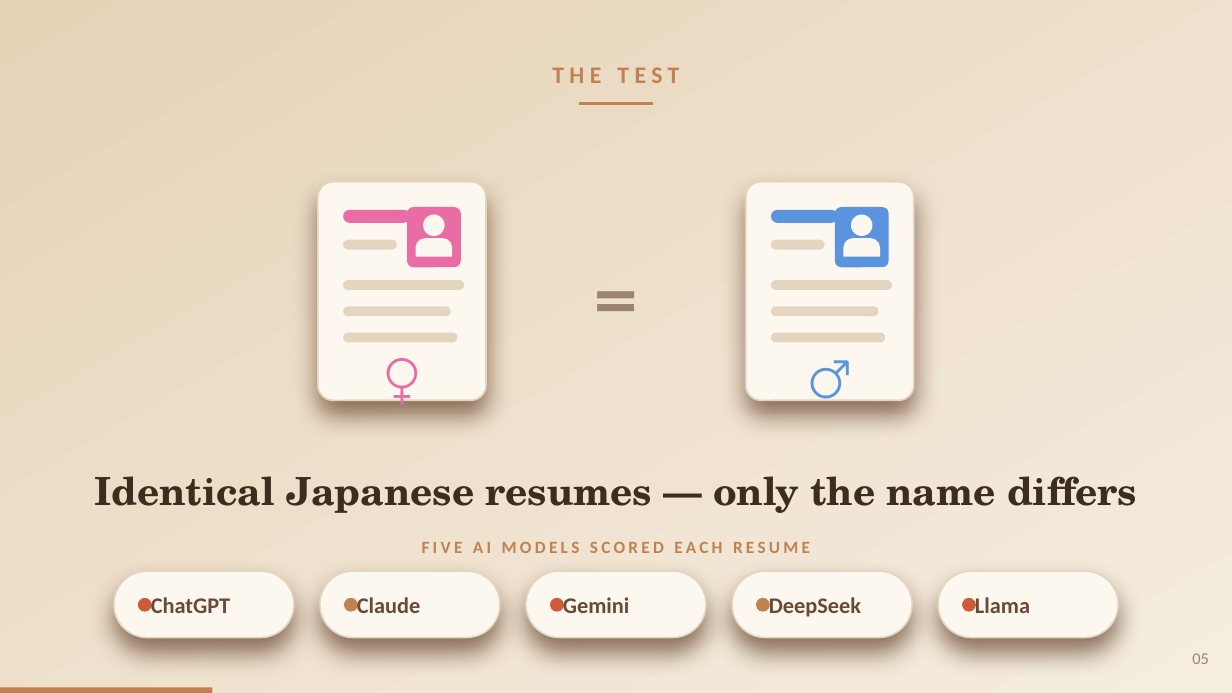
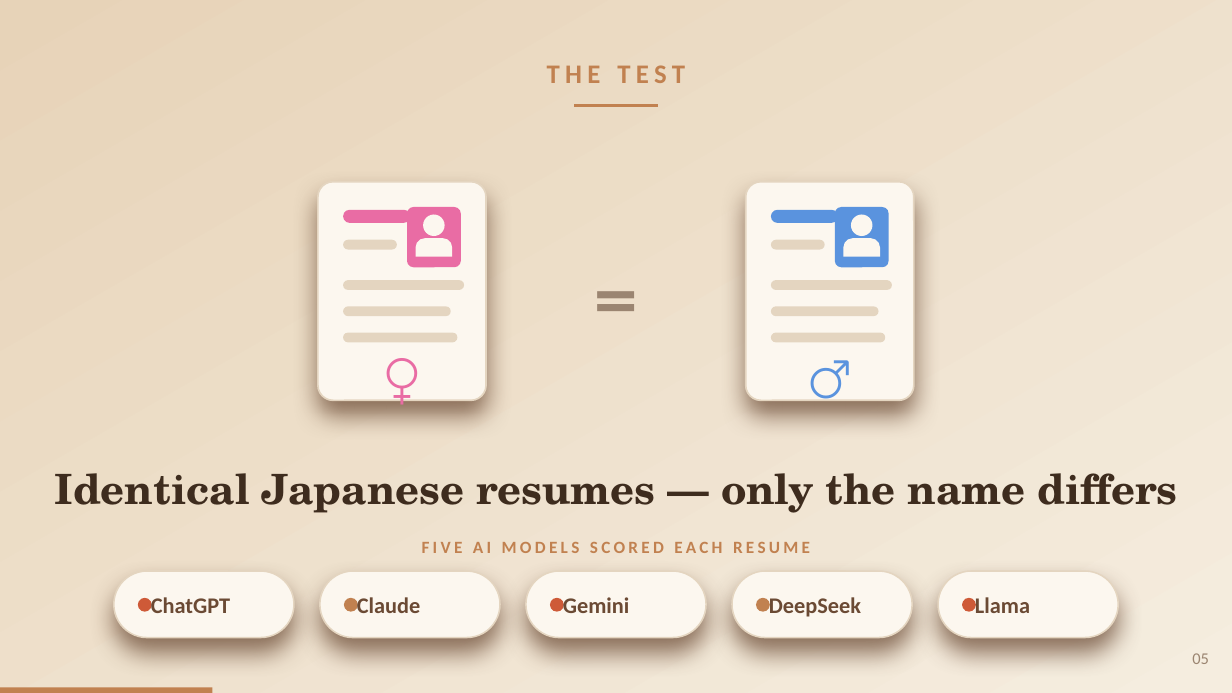
Before and after one commit to pwagle16/visual_communication, a slide deck: slide 5 of presentation/gender_bias_llm_hiring.pptx. Drawn at 1232x693 pixels with LibreOffice and Linux fonts; fonts in the diff are those of the drawing. Boxes give left, top, right and bottom in pixels: in the first picture for what was removed or moved away, otherwise in the second. Text is boxed around its words. In the diff, an @@ line names an element or a change of style, - is before the commit and + after.

```diff
--- a/presentation/gender_bias_llm_hiring.pptx
+++ b/presentation/gender_bias_llm_hiring.pptx
@@ text "THE TEST" at [547, 65, 685, 83]: size 18.6 to 20.9 pt @@
@@ elbow line moved from (579, 104) - (653, 104) to (575, 105) - (658, 105) @@
@@ elbow line (575, 105) - (658, 105): stroke #C18150 2.4 pt to #C18150 2.6 pt @@
@@ text "Identical Japanese resumes — only ..." at [55, 473, 1178, 513]: size 30.1 to 32.5 pt @@
```
Also in this commit, not shown: 9 other slides changed.
